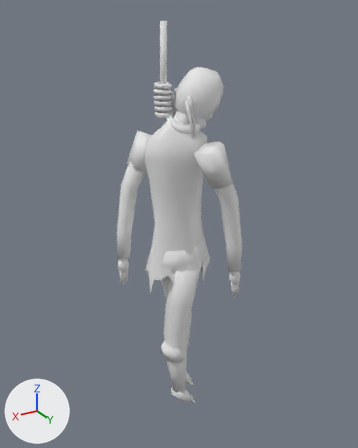
The Blender file ArtSource/HangedMan.blend: old version first, new version second.
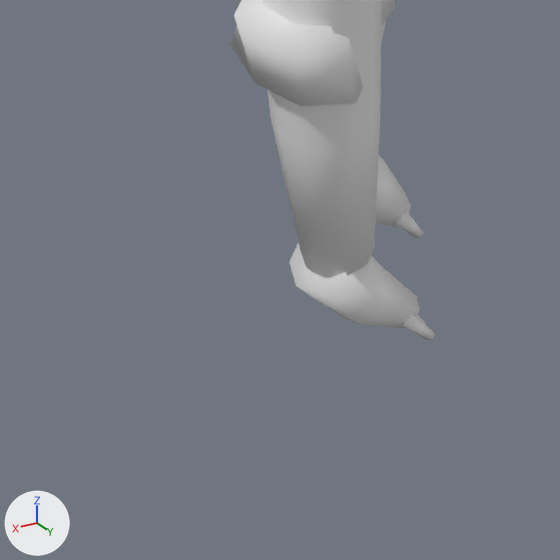
The first picture shows the older version from a 50 mm lens placed at (1.24, 2.07, 2.16), pointed at (-0.03, -0.04, 1.11). The close-ups show the older and then the newer version on the part from 34% to 61% of the width and 77% to 99% of the height of that picture. Only the edits that show in the close-ups are written down. Lighting does not change. The marker at lower left points along +X, +Y and +Z.

The first close-up shows 'Body'.
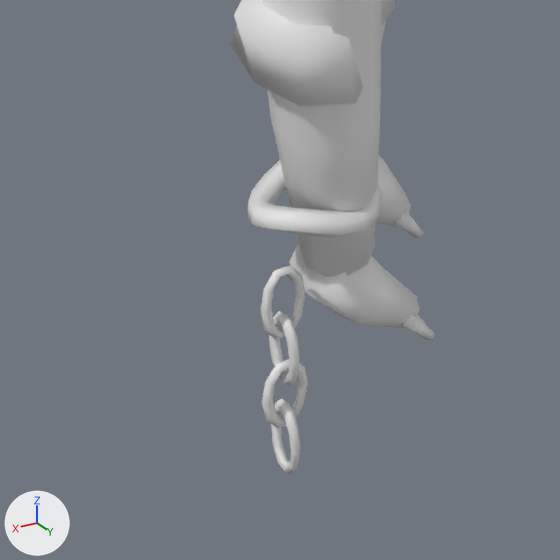
Changed parts and their boxes (x1, y1, x2, y2) in the close-ups (560 x 560 px):
'Body', reshaped: before (230, 0, 435, 340); after (230, 0, 435, 475)
part 1 of me_body, added: after (248, 160, 382, 475)

The change, as a list of edits to the scene's bpy script:
```text
Change me_body:
    used by ob_body; location = (0.0, 0.0, 0.0)
    remove me_body.from_pydata(...)  # 1897 vertices, 1621 faces; spans x -0.26..0.26, y -0.28..0.28, z -0.06..2.12
    add me_body.from_pydata(...)  # 2595 vertices, 2249 faces; spans x -0.26..0.26, y -0.28..0.28, z -0.14..2.12
    me_body part 1: 261 vertices added at x -0.01..0.14, y 0.01..0.13, z -0.14..0.21
    other edits to the shape of me_body do not show in these pictures
```
